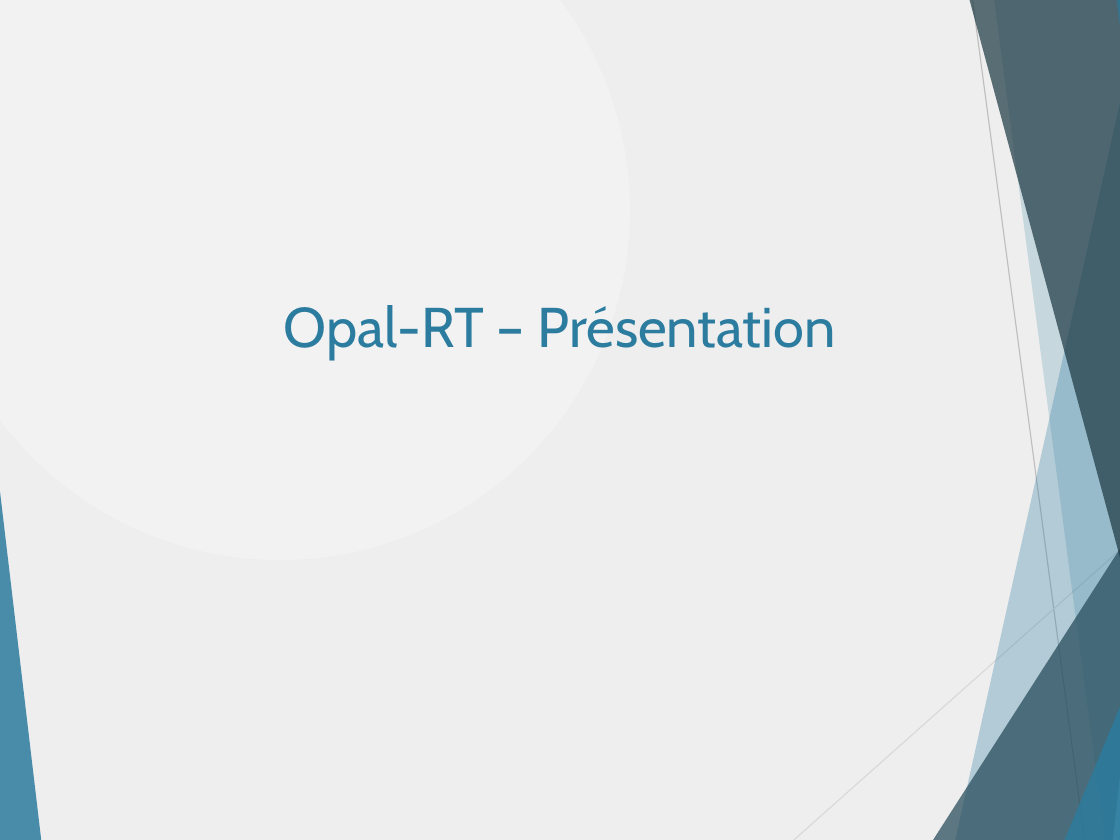
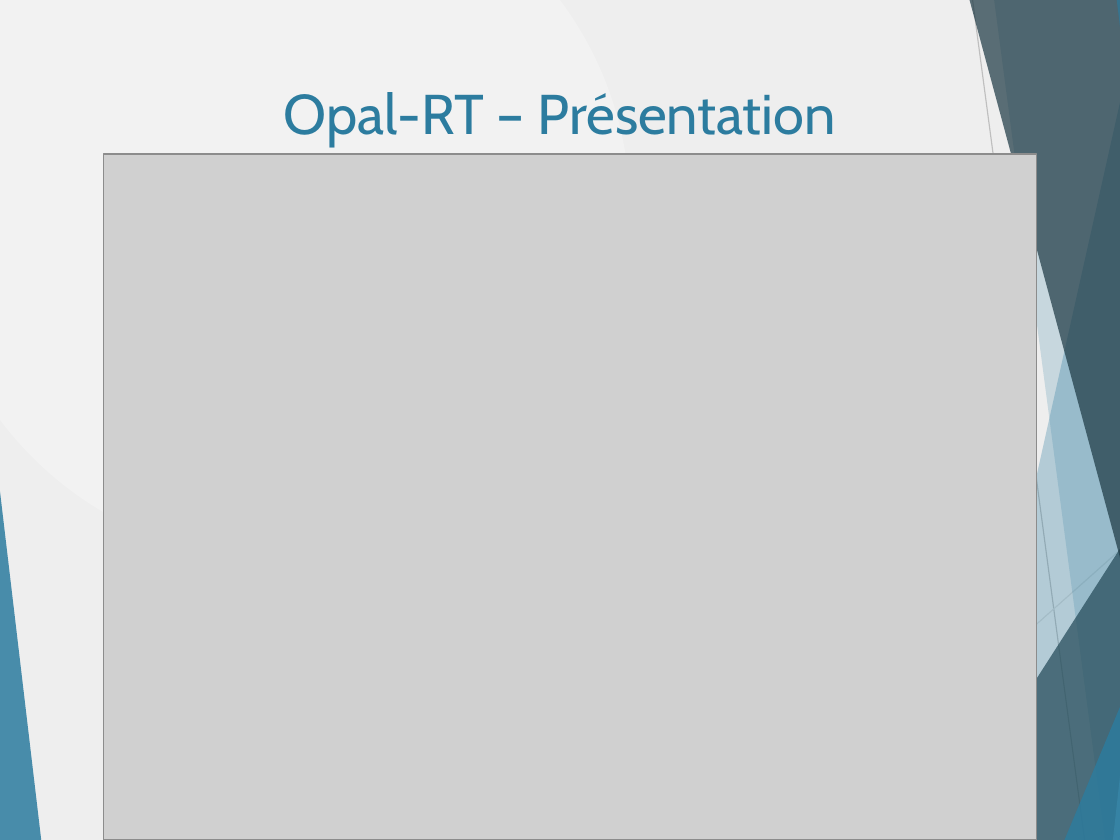
Before and after one commit to danthib76/DesignIV, a slide deck: slide 20 of Remise/Remise 4/RAF.pptx (slide 15 before the commit). Drawn at 1120x840 pixels with LibreOffice and Linux fonts; fonts in the diff are those of the drawing; grey boxes stand for pictures. Boxes give left, top, right and bottom in pixels: in the first picture for what was removed or moved away, otherwise in the second. Text is boxed around its words. In the diff, an @@ line names an element or a change of style, - is before the commit and + after.

```diff
--- a/Remise/Remise 4/RAF.pptx
+++ b/Remise/Remise 4/RAF.pptx
@@ title "Opal-RT – Présentation": place and size @@
-title "Opal-RT – Présentation" at (284, 305, 835, 360)
+title "Opal-RT – Présentation" at (284, 92, 835, 147)
@@ picture added at (103, 155, 1036, 840) @@
```
Also in this commit, not shown: 2 other slides changed, 5 slides added.
